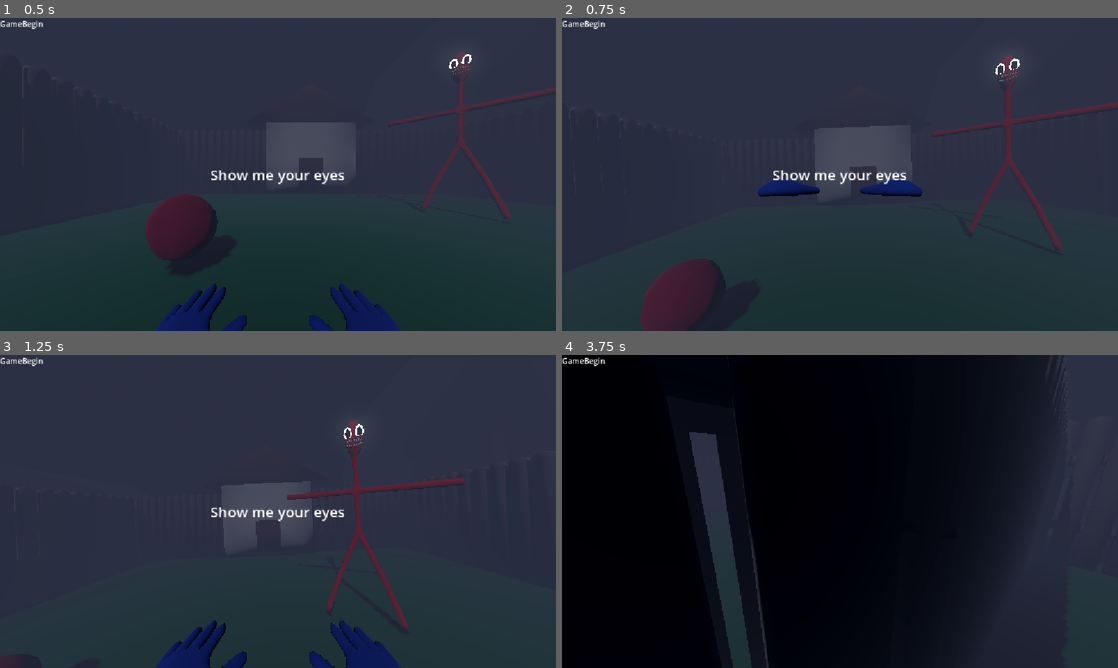
Above: before the commit, frames 1-4 (two rows, left to right).
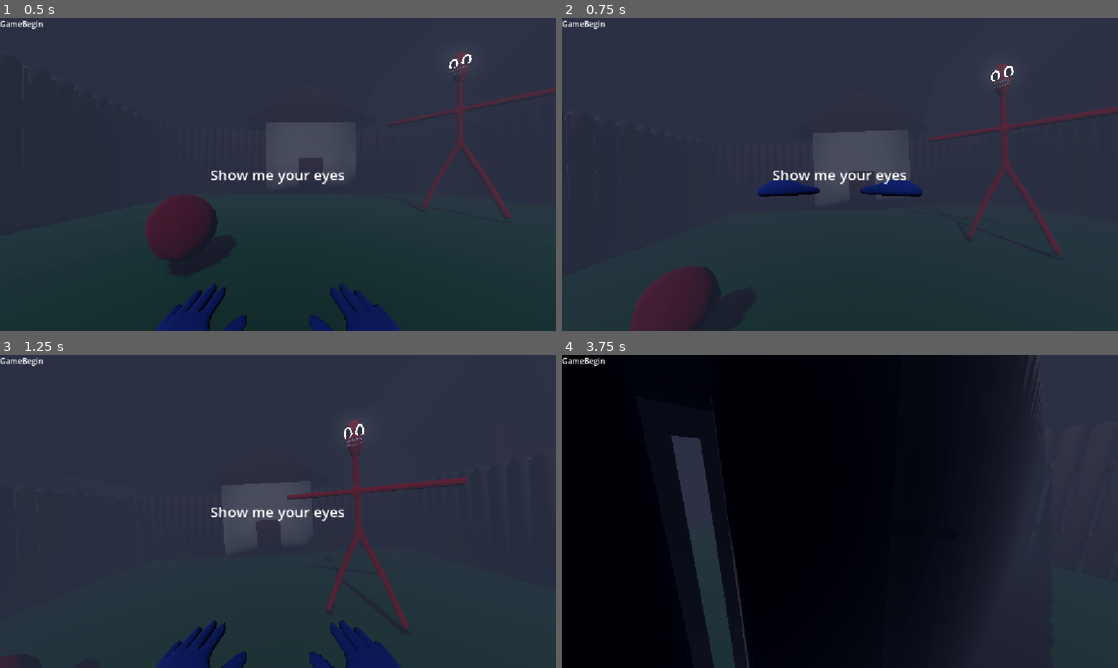
Above: after the commit, the same moments.

Repository: Kasairoo/DervilBallHackclubHaven
Game: Godot game, scene res://Objects/Manage/SceneManager.tscn
Two runs of this game, one before a commit and one after it. Both use one fixed random seed, a clock stepped at 60 frames per second and the inputs below.
Inputs (mouse positions are in pixels of both pictures, inside the frame that each line leads up to):
- Up to frame 1 (0.5 s): no input
- Up to frame 2 (0.75 s): tap Enter (ui_accept) at 0.5 s; move the mouse to (962, 158) at 0.52 s; hold D (PlayerRight) from 0.53 s (still down); click (962, 158) at 0.6 s
- Up to frame 3 (1.25 s): keep holding D (PlayerRight); tap Enter (ui_accept) at 0.77 s
- Up to frame 4 (3.75 s): move the mouse to (812, 511) at 1.27 s; release D (PlayerRight) at 1.28 s; hold W (PlayerForward) from 1.28 s (still down); right-click (812, 511) at 1.35 s; tap Enter (ui_accept) at 1.52, 3.02 s; move the mouse to (851, 505) at 2.02 s; click (851, 505) at 2.1 s; move the mouse to (834, 517) at 2.77 s; right-click (834, 517) at 2.85 s; move the mouse to (878, 514) at 3.52 s; click (878, 514) at 3.6 s

Frame 1 is identical in both runs. In frame 2, 2.2% of the frame differs, in the area x 12-100%, y 11-100%; in frame 3, 0.2%; in frame 4, 5.2%, in the area x 13-90%, y 0-100%.

Commit message:
Fixed screenshake

Diff:
--- a/devil-ball-hackclub-haven/Objects/Balls/ball.gd
+++ b/devil-ball-hackclub-haven/Objects/Balls/ball.gd
@@ -9,6 +9,7 @@
 func _on_area_3d_body_entered(body: Node3D) -> void:
 	if body.name == "Middle Fence Body":
 		count += 1
+		Global.ScreenShake += 2
 
 		if count == 4:
 			fence.queue_free()
--- a/devil-ball-hackclub-haven/Objects/Player/pushinator.gd
+++ b/devil-ball-hackclub-haven/Objects/Player/pushinator.gd
@@ -21,7 +21,6 @@
 					Target.linear_velocity.y += 5
 
 func Trigger():
-	Global.ScreenShake += 2
 	$AnimationPlayer.play("RESET")
 	$AnimationPlayer.play("Push")
 
